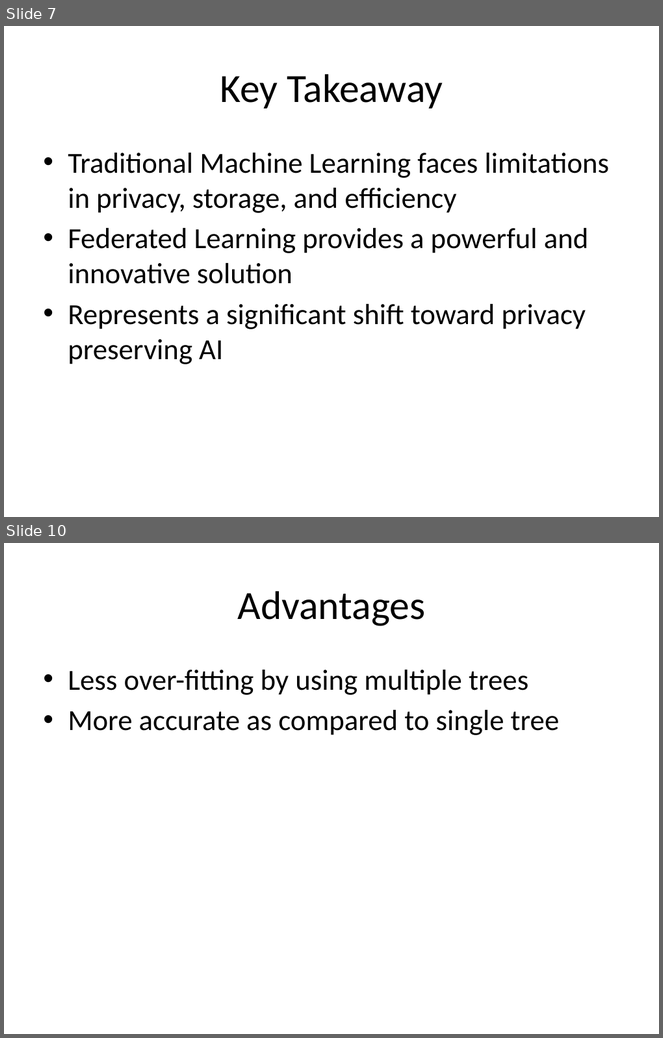
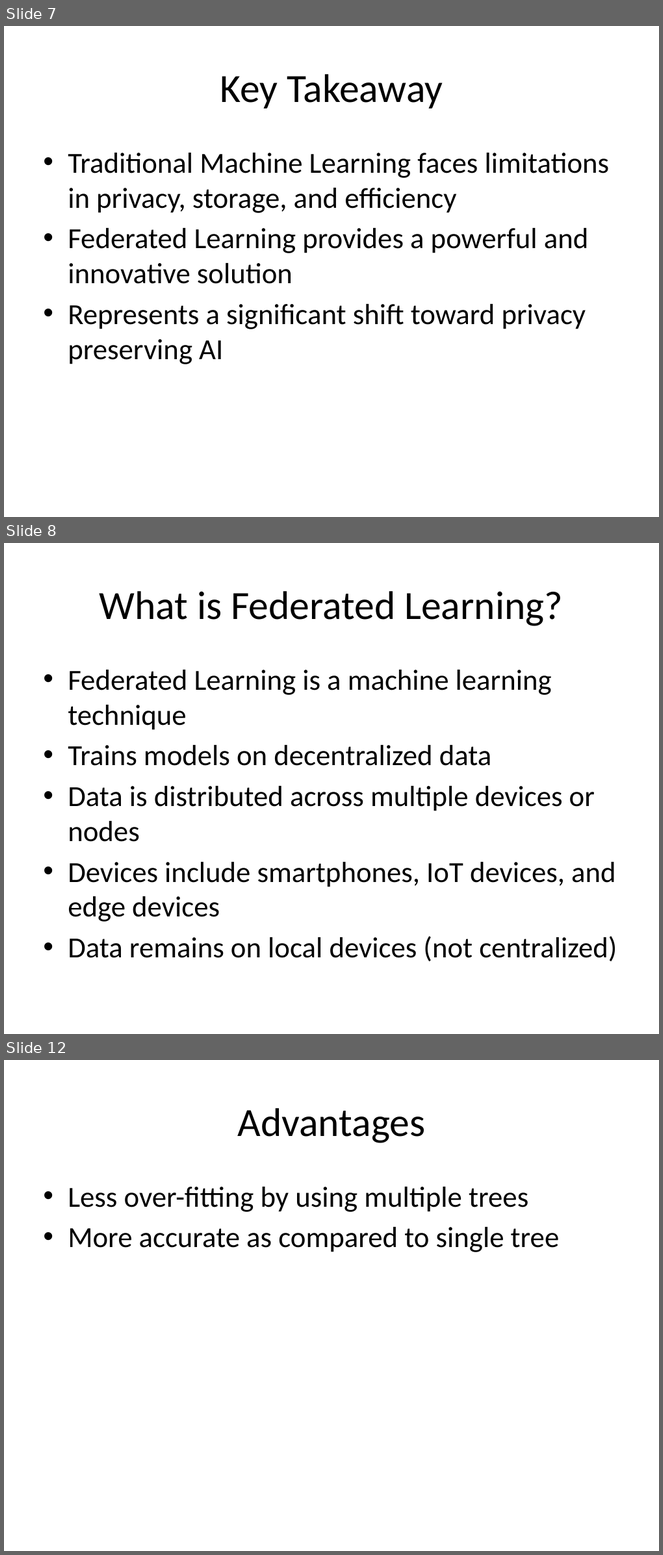
Before and after one commit to look4pritam/FederatedLearning, a slide deck: Presentations/FederatedLearning.pptx. Shown one above the other, each under a label of ours: slides 7 and 10 before the commit, slides 7, 8 and 12 after it; the slides between them are not shown. The pictures are 663x1038 and 663x1555 pixels, drawn with LibreOffice and Linux fonts; fonts in the diff are those of the drawing. Boxes give left, top, right and bottom in pixels: in the first picture for what was removed or moved away, otherwise in the second. Text is boxed around its words. In the diff, an @@ line names an element or a change of style, - is before the commit and + after.

```diff
--- a/Presentations/FederatedLearning.pptx
+++ b/Presentations/FederatedLearning.pptx
@@ slide 8 added at (4,543,659,1034), background #FFFFFF @@
@@ title added at (100,591,563,626), 44 pt, text #000000 @@
+What is Federated Learning?
@@ text added at (68,670,617,962), 32 pt, text #000000 @@
+• Federated Learning is a machine learning technique
+• Trains models on decentralized data
+• Data is distributed across multiple devices or nodes
+• Devices include smartphones, IoT devices, and edge devices
+• Data remains on local devices (not centralized)
@@ what was slide 10 is now slide 12 @@
```
Also in this commit, not shown: 1 slide changed, 2 other slides added, 1 slide removed.
